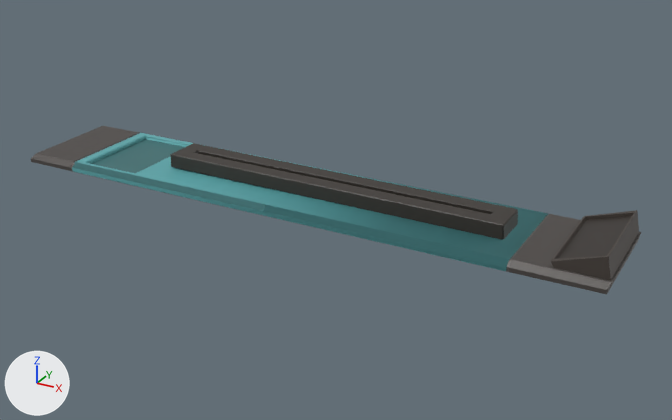
The FBX model Assets/Models/Slider01_Light.fbx: old version first, new version second.
Rendered twice from a 50 mm camera at (0.324, -0.566, 0.278) aimed at (0.013, 0.001, -0.005). The lights are fixed; the arrows at lower left show +X, +Y and +Z. The older version comes first. Where no turn or scale is listed for an object, it has been applied to the vertices. Vertices at exactly the same position are counted once.

Names of what the first picture shows: 'Slider_BaseBar_V2_Light'.
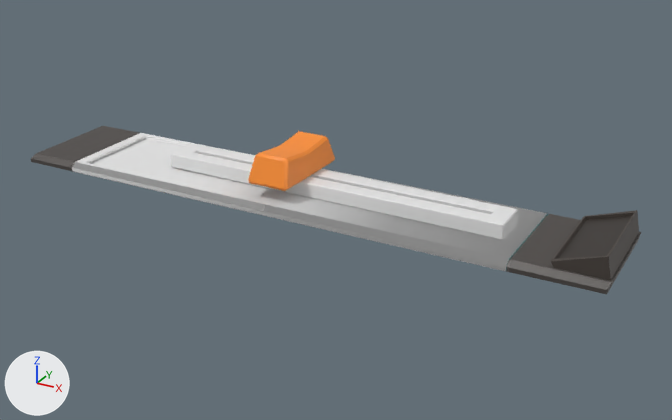
The change, as JSON lines over the scene's bpy script:
```json
{"op": "add", "block": "mat_sliderbackplate", "code": ["mat_sliderbackplate = principled_material('SliderBackplate')", "mat_sliderbackplate.base_color = (0.8, 0.8, 0.8)  # white #e7e7e7"]}
{"op": "add", "block": "mat_slidertrack", "code": ["mat_slidertrack = principled_material('SliderTrack')", "mat_slidertrack.base_color = (0.8, 0.8, 0.8)  # white #e7e7e7"]}
{"block": "me_plane_174", "where": "me_plane_174.from_pydata(...)  # 176 vertices, 164 faces; spans x -0.242..0.242, y -0.046..0.046, z -0.01..0.015"}
{"block": "me_plane_174", "where": "# used by ob_slider_basebar_v2_light; location = (-0.013, -0.0001, 0.0101)"}
{"block": "me_plane_174", "change": "me_plane_174 part 1: 50 of the faces centred in x -0.117..0.163, y -0.017..0.014, z -0.001..0.01 switch from mat_texturesheet (picture img_thermocolorsheet_png) to mat_slidertrack (white #e7e7e7)"}
{"block": "me_plane_174", "change": "me_plane_174 part 2: 27 of the faces centred in x -0.195..-0.085, y -0.038..0.038, z -0.007..-0.002 switch from mat_texturesheet (picture img_thermocolorsheet_png) to mat_sliderbackplate (white #e7e7e7)"}
{"block": "me_plane_174", "change": "me_plane_174 part 3: 3 of the faces centred in x -0.01, y -0.046..-0.044, z -0.009..-0.004 switch from mat_texturesheet (picture img_thermocolorsheet_png) to mat_sliderbackplate (white #e7e7e7)"}
{"op": "add", "block": "me_cube_314", "code": ["me_cube_314 = bpy.data.meshes.new('Cube.314')", "me_cube_314.from_pydata(...)  # 60 vertices, 62 faces; spans x -0.0174..0.0174, y -0.0371..0.0371, z -0.0167..0.011", "me_cube_314.materials.append(mat_texturesheet)  # picture img_thermocolorsheet_png"]}
{"op": "add", "block": "ob_slider_knob_v2", "code": ["ob_slider_knob_v2 = bpy.data.objects.new('Slider_Knob_V2', me_cube_314)", "ob_slider_knob_v2.location = (-0.024, -0.0004, 0.0307)"]}
```

Changed parts and their boxes [x1, y1, x2, y2] in the pictures (672 x 420 px):
```json
{"object": "Slider_Knob_V2", "change": "added", "after": [248, 131, 335, 191], "on screen": "orange"}
{"part": 1, "of": "me_plane_174", "change": "recoloured", "before": [170, 143, 518, 240], "after": [170, 143, 518, 240], "on screen": "grey to white"}
{"part": 2, "of": "me_plane_174", "change": "recoloured", "before": [76, 133, 547, 259], "after": [76, 133, 547, 259], "on screen": "cyan to white"}
{"part": 3, "of": "me_plane_174", "change": "recoloured", "before": [72, 162, 509, 271], "after": [72, 162, 509, 271]}
```
